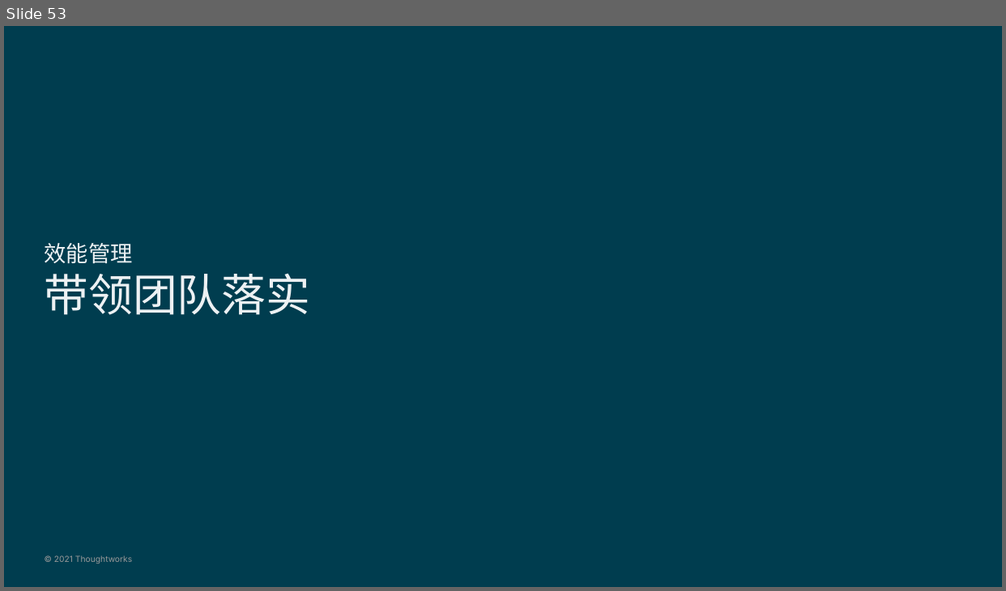
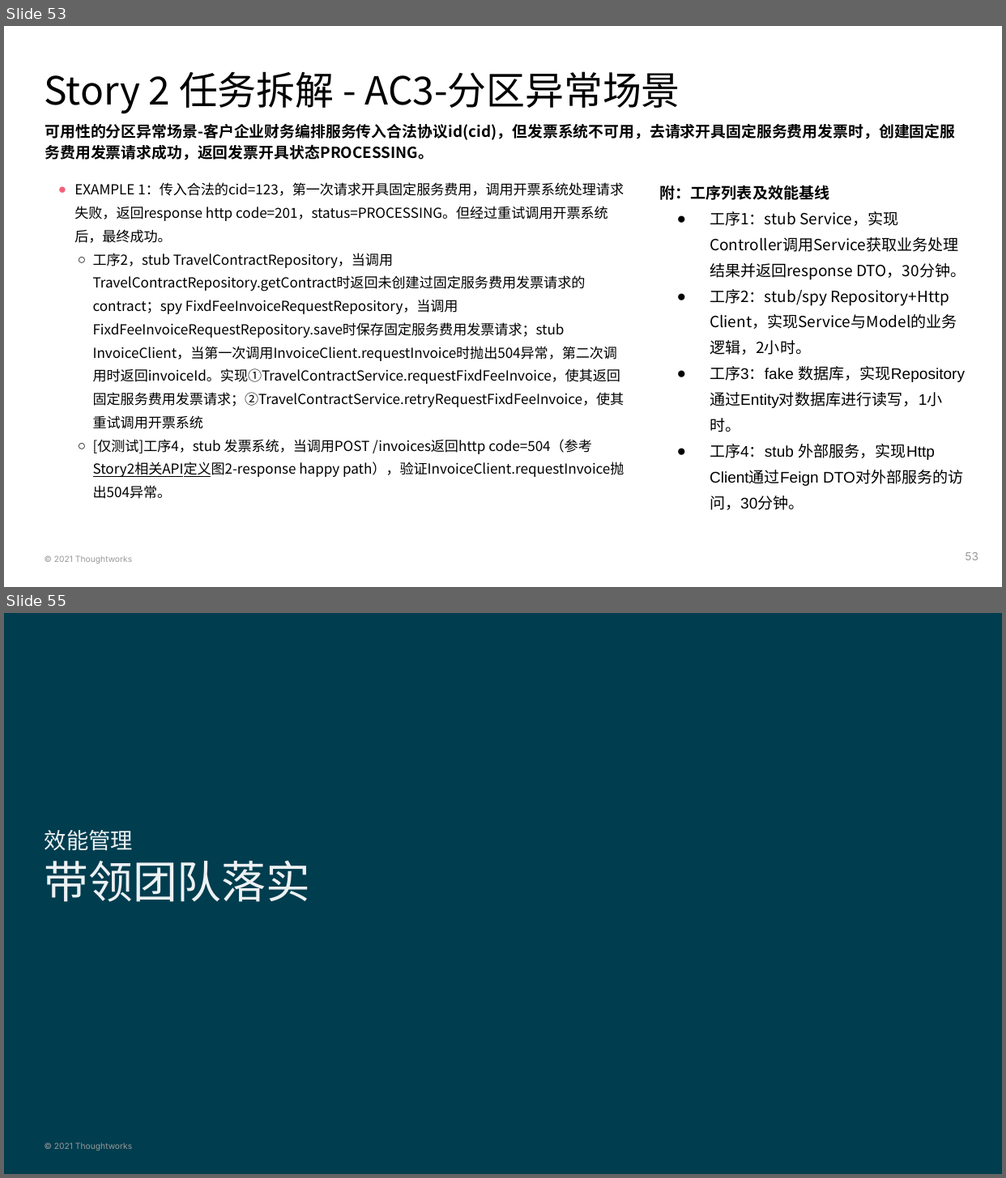
Before and after one commit to deesyx/heima, a slide deck: doc/PS4 黑马考核-项目On-boarding模板-胡炫光.pptx. Shown one above the other, each under a label of ours: slide 53 before the commit, slides 53 and 55 after it; the slides between them are not shown. The pictures are 1006x591 and 1006x1178 pixels, drawn with LibreOffice and Linux fonts; fonts in the diff are those of the drawing; background and template pictures are left out. Boxes give left, top, right and bottom in pixels: in the first picture for what was removed or moved away, otherwise in the second. Text is boxed around its words. In the diff, an @@ line names an element or a change of style, - is before the commit and + after.

```diff
--- a/doc/PS4 黑马考核-项目On-boarding模板-胡炫光.pptx
+++ b/doc/PS4 黑马考核-项目On-boarding模板-胡炫光.pptx
@@ slide 53 added at box(4, 26, 1002, 587), background #FFFFFF; not listed: 1 template element that a slide beside it also shows @@
@@ title added at box(44, 71, 680, 114), 28 pt, text #000000 @@
+Story 2 任务拆解 - AC3-分区异常场景
@@ subtitle added at box(44, 124, 955, 160), 11 pt, text #000000, bold @@
+可用性的分区异常场景-客户企业财务编排服务传入合法协议id(cid)，但发票系统不可用，去请求开具固定服务费用发票时，创建固定服务费用发票请求成功，返回发票开具状态PROCESSING。
@@ text added at box(74, 182, 624, 499), 10 pt, text #000000 @@
+● EXAMPLE 1：传入合法的cid=123，第一次请求开具固定服务费用，调用开票系统处理请求失败，返回response http code=201，status=PROCESSING。但经过重试调用开票系统后，最终成功。
+  ○ 工序2，stub TravelContractRepository，当调用 TravelContractRepository.getContract时返回未创建过固定服务费用发票请求的contract；spy FixdFeeInvoiceRequestRepository，当调用FixdFeeInvoiceRequestRepository.save时保存固定服务费用发票请求；stub InvoiceClient，当第一次调用InvoiceClient.requestInvoice时抛出504异常，第二次调用时返回invoiceId。实现①TravelContractService.requestFixdFeeInvoice，使其返回固定服务费用发票请求；②TravelContractService.retryRequestFixdFeeInvoice，使其重试调用开票系统
+  ○ [仅测试]工序4，stub 发票系统，当调用POST /invoices返回http code=504（参考Story2相关API定义图2-response happy path），验证InvoiceClient.requestInvoice抛出504异常。
@@ text added at box(659, 185, 965, 510), 11.1 pt, text #000000 @@
+附：工序列表及效能基线
+● 工序1：stub Service，实现Controller调用Service获取业务处理结果并返回response DTO，30分钟。
+● 工序2：stub/spy Repository+Http Client，实现Service与Model的业务逻辑，2小时。
+● 工序3：fake 数据库，实现Repository通过Entity对数据库进行读写，1小时。
+● 工序4：stub 外部服务，实现Http Client通过Feign DTO对外部服务的访问，30分钟。
@@ page number added at box(965, 552, 978, 561), 8 pt, text #999999 @@
+53
@@ what was slide 53 is now slide 55 @@
```
Also in this commit, not shown: 4 slides changed, 3 other slides added, 2 slides removed, 2 other files.
